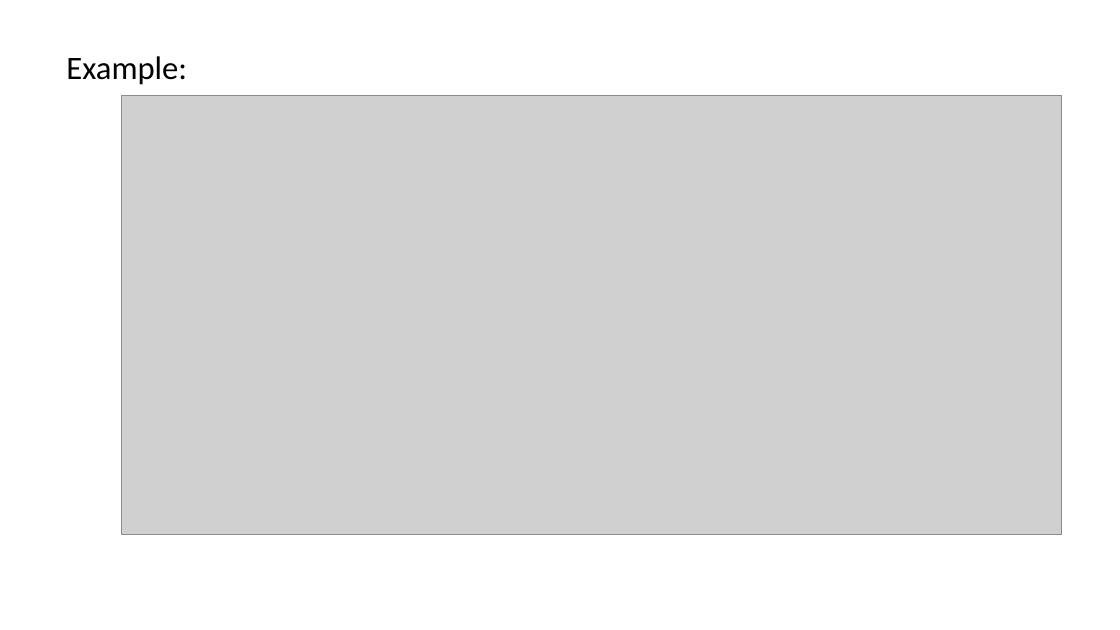
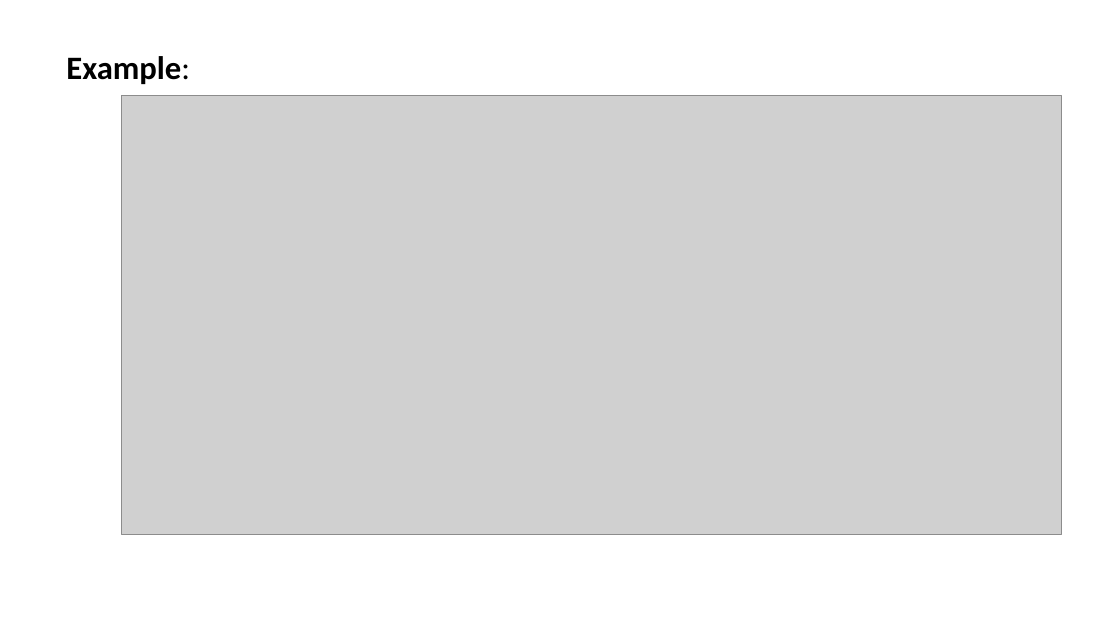
Before and after one commit to PRAMOD-VISHNU-NAIK/MCA-2nd-Sem-Shridevi-College, a slide deck: slide 56 of Theory Class-Notes/Complete Syllabus/Module-2 Inheritance.pptx. Drawn at 1120x630 pixels with LibreOffice and Linux fonts; fonts in the diff are those of the drawing; grey boxes stand for pictures. Boxes give left, top, right and bottom in pixels: in the first picture for what was removed or moved away, otherwise in the second. Text is boxed around its words. In the diff, an @@ line names an element or a change of style, - is before the commit and + after.

```diff
--- a/Theory Class-Notes/Complete Syllabus/Module-2 Inheritance.pptx
+++ b/Theory Class-Notes/Complete Syllabus/Module-2 Inheritance.pptx
@@ text "Example:" at (66, 56, 190, 84): bold on in "Example:" @@
```
Also in this commit, not shown: 1 other slide changed, 6 slides removed, 13 other files.
